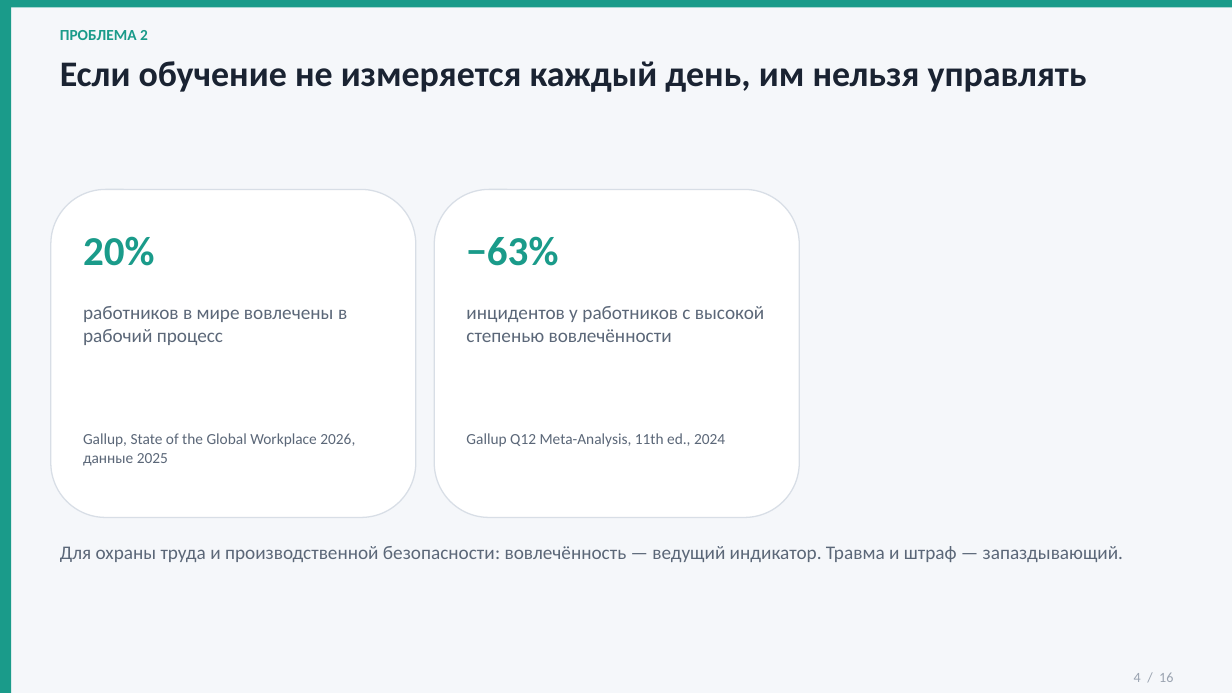
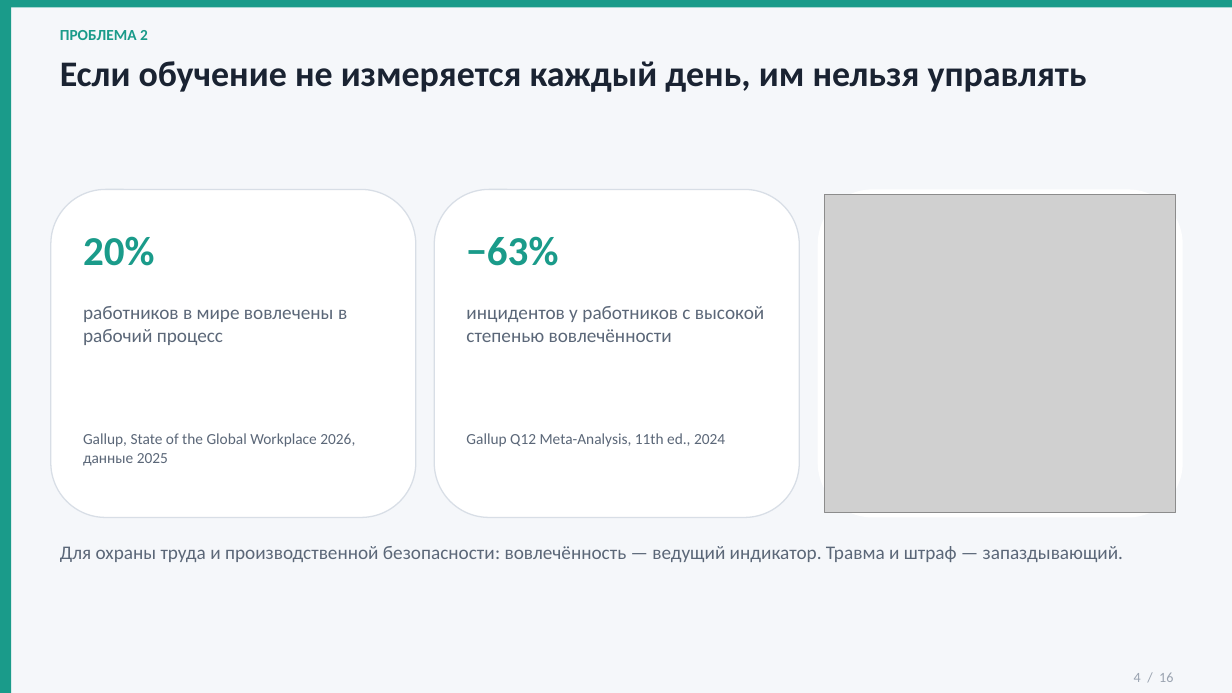
Before and after one commit to lysakalenushka-hash/-, a slide deck: slide 4 of issledovaniya/Lab-Intellekt_prodayushchaya-prezentaciya_v5.pptx. Drawn at 1232x693 pixels with LibreOffice and Linux fonts; fonts in the diff are those of the drawing; grey boxes stand for pictures. Boxes give left, top, right and bottom in pixels: in the first picture for what was removed or moved away, otherwise in the second. Text is boxed around its words. In the diff, an @@ line names an element or a change of style, - is before the commit and + after.

```diff
--- a/issledovaniya/Lab-Intellekt_prodayushchaya-prezentaciya_v5.pptx
+++ b/issledovaniya/Lab-Intellekt_prodayushchaya-prezentaciya_v5.pptx
@@ rounded rectangle added at [818, 189, 1183, 518], fill #FFFFFF @@
@@ picture added at [825, 194, 1177, 512] @@
```
Also in this commit, not shown: 3 other files.
